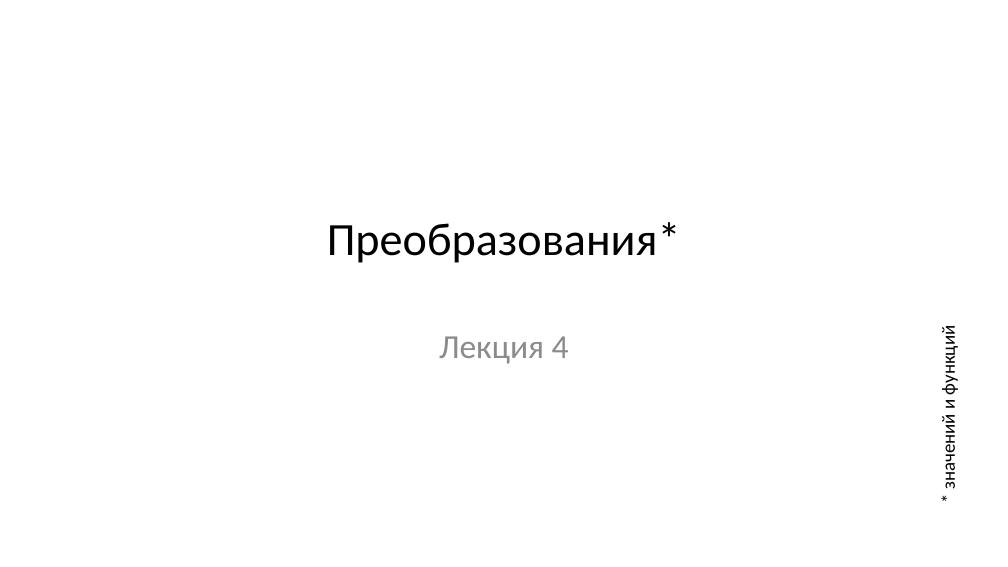
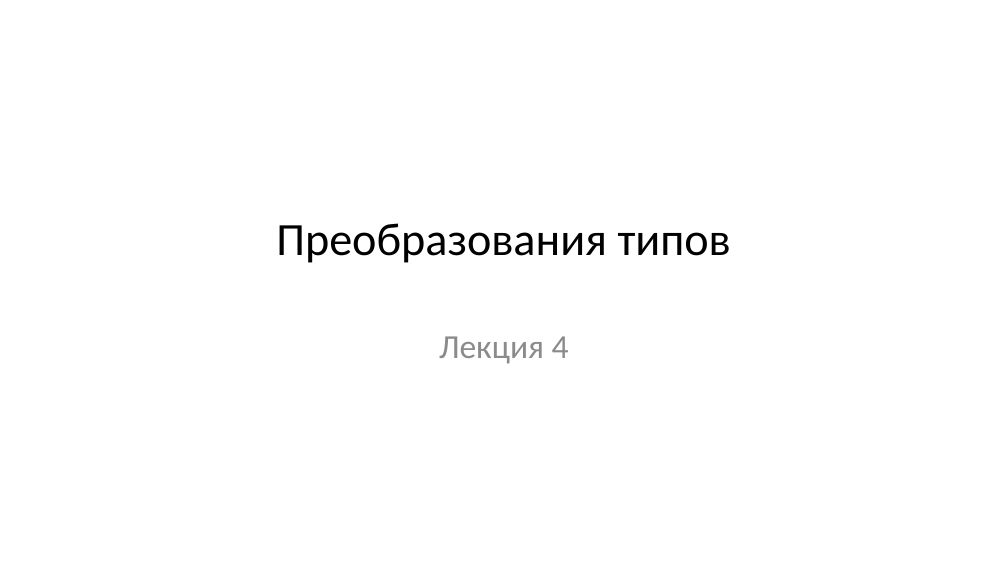
Before and after one commit to Evgueni-Petrov-aka-espetrov/Algorithms-and-Programming-in-C-pptx, a slide deck: slide 1 of 03.75 Преобразования типов.pptx. Drawn at 1008x567 pixels with LibreOffice and Linux fonts; fonts in the diff are those of the drawing. Boxes give left, top, right and bottom in pixels: in the first picture for what was removed or moved away, otherwise in the second. Text is boxed around its words. In the diff, an @@ line names an element or a change of style, - is before the commit and + after.

```diff
--- a/03.75 Преобразования типов.pptx
+++ b/03.75 Преобразования типов.pptx
@@ title at <box>276,223,731,263</box>: text changed @@
-Преобразования*
+Преобразования типов
@@ text removed at <box>937,332,960,488</box> @@
-* значений и функций
```
Also in this commit, not shown: 12 other slides changed, 59 slides added, 2 slides removed.
